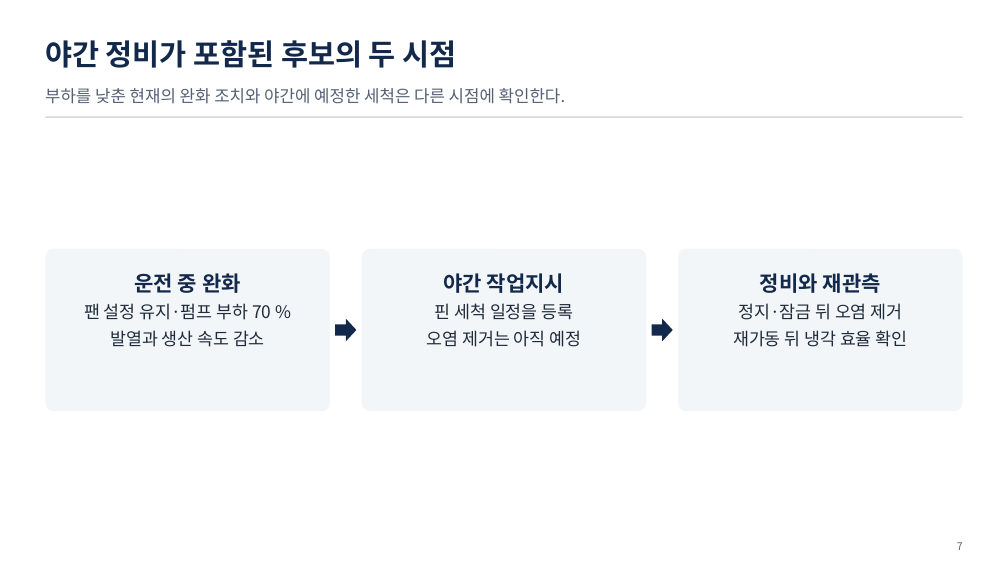
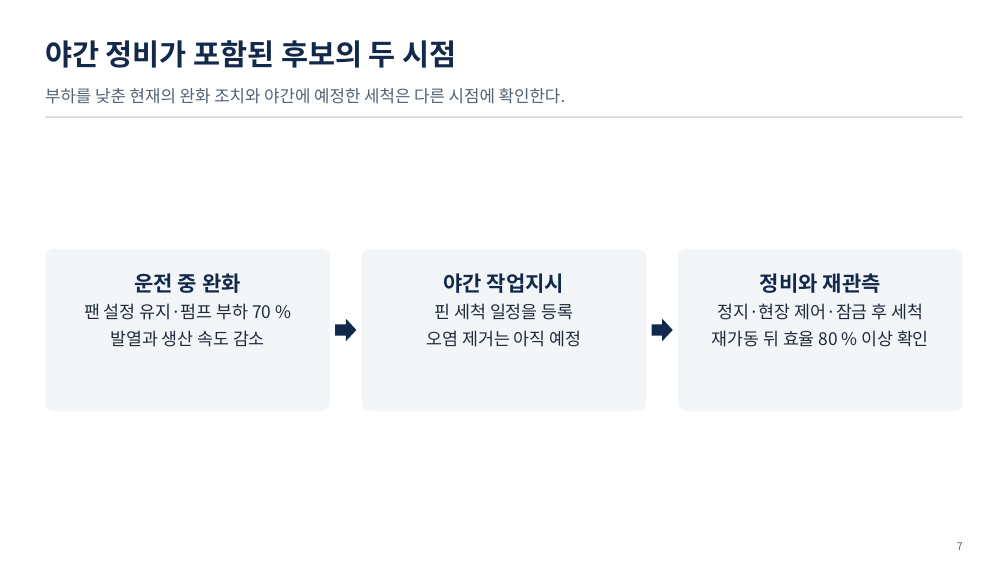
Before and after one commit to uengine-oss/hyd-iot-edu, a slide deck: slide 7 of workspace/강의제작/산출물/통합반/이론/03회차/통합반_03일차.pptx. Drawn at 1008x567 pixels with LibreOffice and Linux fonts; fonts in the diff are those of the drawing. Boxes give left, top, right and bottom in pixels: in the first picture for what was removed or moved away, otherwise in the second. Text is boxed around its words. In the diff, an @@ line names an element or a change of style, - is before the commit and + after.

```diff
--- a/workspace/강의제작/산출물/통합반/이론/03회차/통합반_03일차.pptx
+++ b/workspace/강의제작/산출물/통합반/이론/03회차/통합반_03일차.pptx
@@ text at <box>712,303,929,347</box>: text changed @@
-정지·잠금 뒤 오염 제거
-재가동 뒤 냉각 효율 확인
+정지·현장 제어·잠금 후 세척
+재가동 뒤 효율 80 % 이상 확인
```
Also in this commit, not shown: 7 other slides changed, 9 other files.
